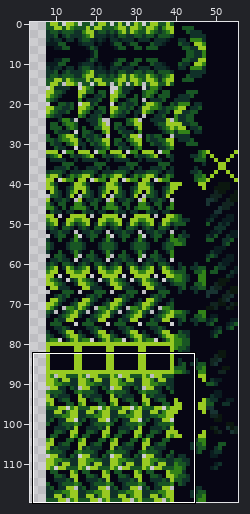
Sprite sheet: sprites/spr_jungle_foreground_tileset_1/3180cb1f-ff89-4d66-9d88-f632b1954407.png. Above: a wide view before the commit, with the close-up outlined.
Close-up. The starting point:
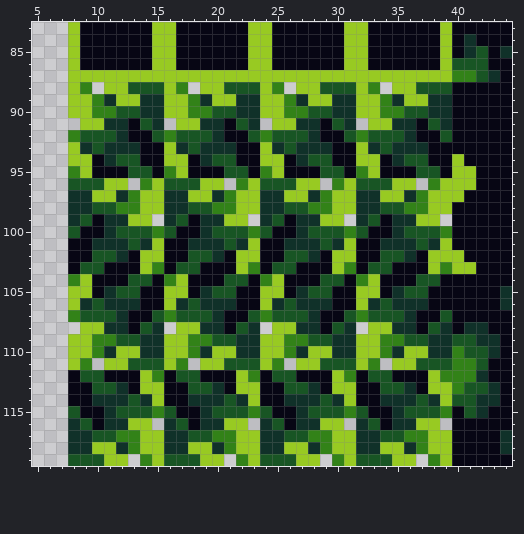
The file is 56x120 pixels. Shown: x 5..44, y 83..119. The wide view leaves out empty margins.
And afterwards:
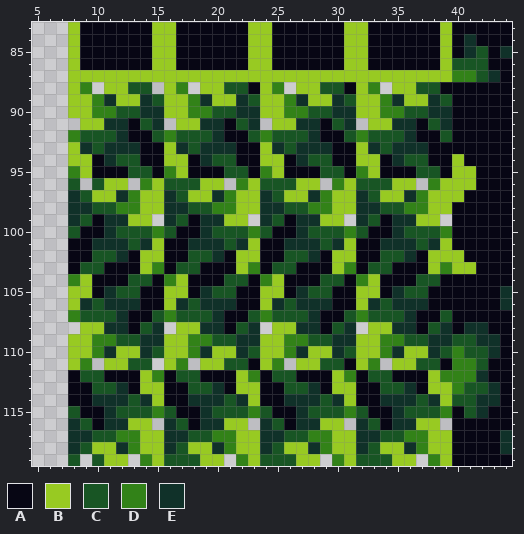
Palette (. is transparent): A #070614  B #98ca22  C #185524  D #328218  E #103129
Change:
Colour A replaces colour C in row 88 at x 23, 31 and 39; in row 111 at x 23, 31 and 39.
Colour C replaces colour E in row 89 at x 15, 23, 31 and 39; in row 97 at x 9, 17, 25 and 33; in row 110 at x 15, 23, 31 and 39; in row 118 at x 9, 17, 25 and 33.
The author cleared colour C in row 88 at x 15; in row 96 at x 9; in row 111 at x 15; in row 119 at x 9.
